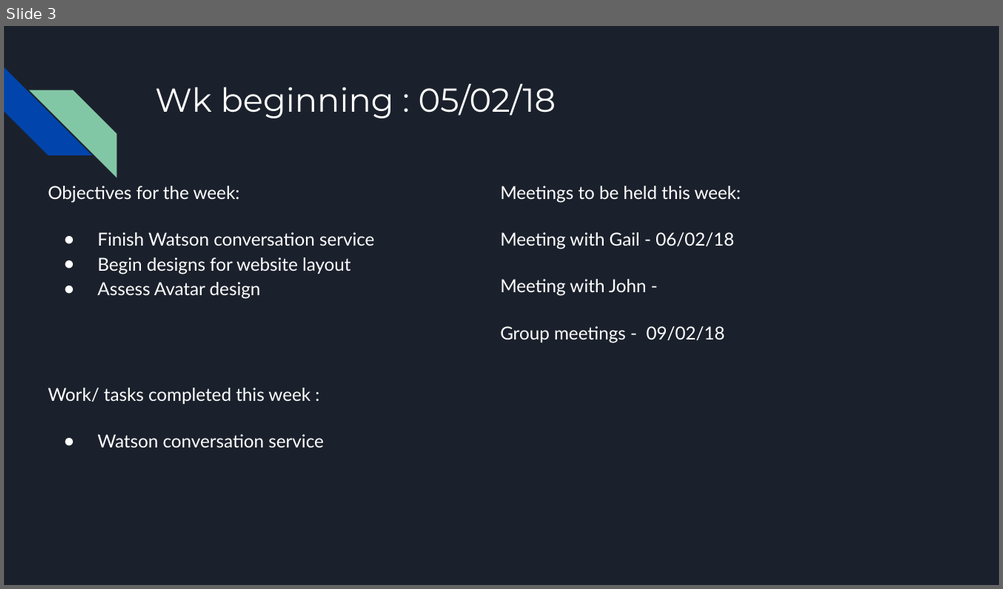
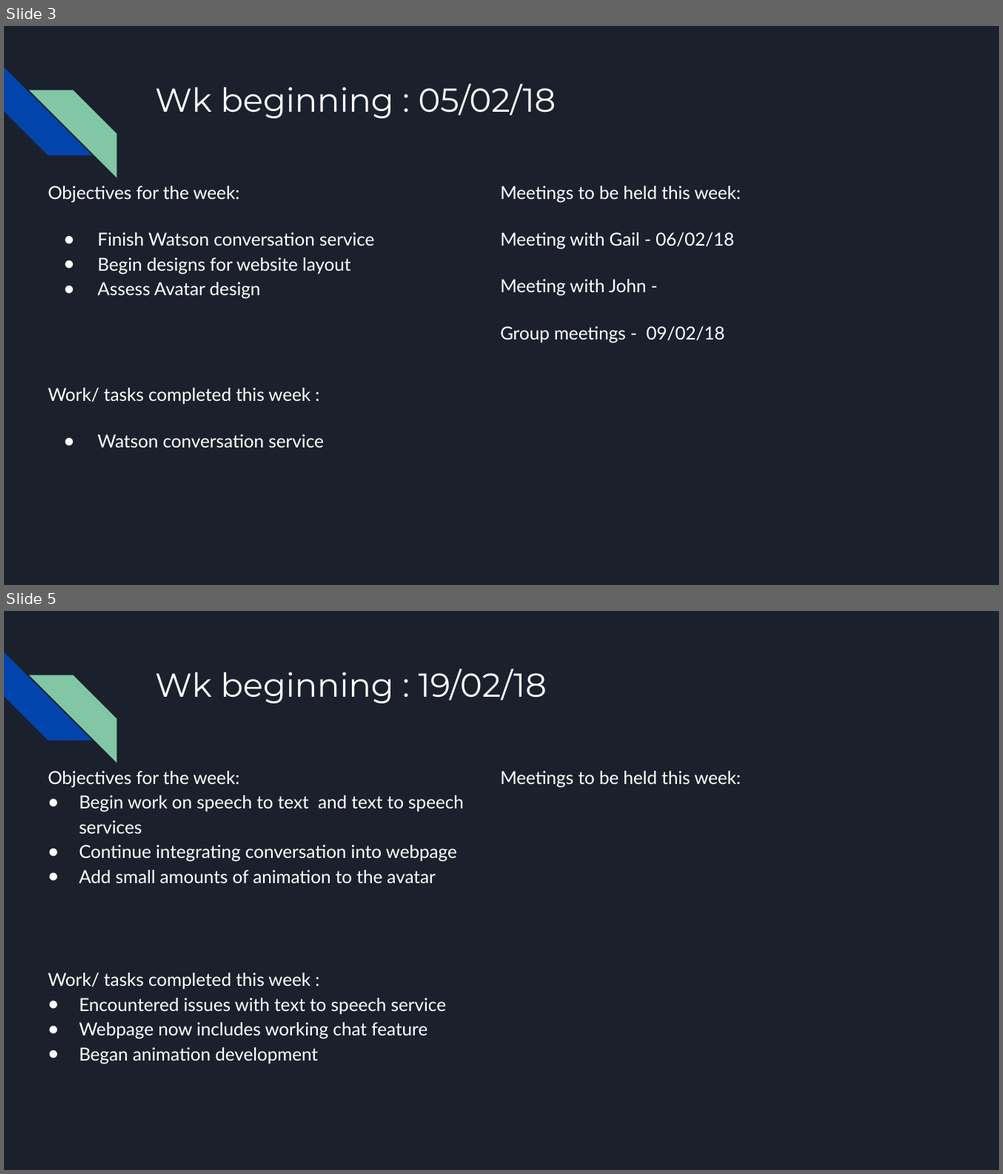
Before and after one commit to T-cherry/AI-Resume, a slide deck: Docs/Scrum management for Group Project.pptx. Shown one above the other, each under a label of ours: slide 3 before the commit, slides 3 and 5 after it; the slides between them are not shown. The pictures are 1003x589 and 1003x1174 pixels, drawn with LibreOffice and Linux fonts; fonts in the diff are those of the drawing. Boxes give left, top, right and bottom in pixels: in the first picture for what was removed or moved away, otherwise in the second. Text is boxed around its words. In the diff, an @@ line names an element or a change of style, - is before the commit and + after.

```diff
--- a/Docs/Scrum management for Group Project.pptx
+++ b/Docs/Scrum management for Group Project.pptx
@@ slide 5 added at (x1=4, y1=611, x2=999, y2=1170), background #1B212C; not listed: 2 template elements that a slide beside it also shows @@
@@ title added at (x1=155, y1=669, x2=546, y2=703), 24 pt, text #FFFFFF @@
+Wk beginning : 19/02/18
@@ text added at (x1=48, y1=771, x2=464, y2=883), 13 pt, text #FFFFFF @@
+Objectives for the week:
+● Begin work on speech to text and text to speech services
+● Continue integrating conversation into webpage
+● Add small amounts of animation to the avatar
@@ text added at (x1=500, y1=771, x2=741, y2=788), 13 pt, text #FFFFFF @@
+Meetings to be held this week:
@@ text added at (x1=48, y1=973, x2=447, y2=1065), 13 pt, text #FFFFFF @@
+Work/ tasks completed this week :
+● Encountered issues with text to speech service
+● Webpage now includes working chat feature
+● Began animation development
```
Also in this commit, not shown: 3 slides changed, 1 other slide added, 1 other file.
